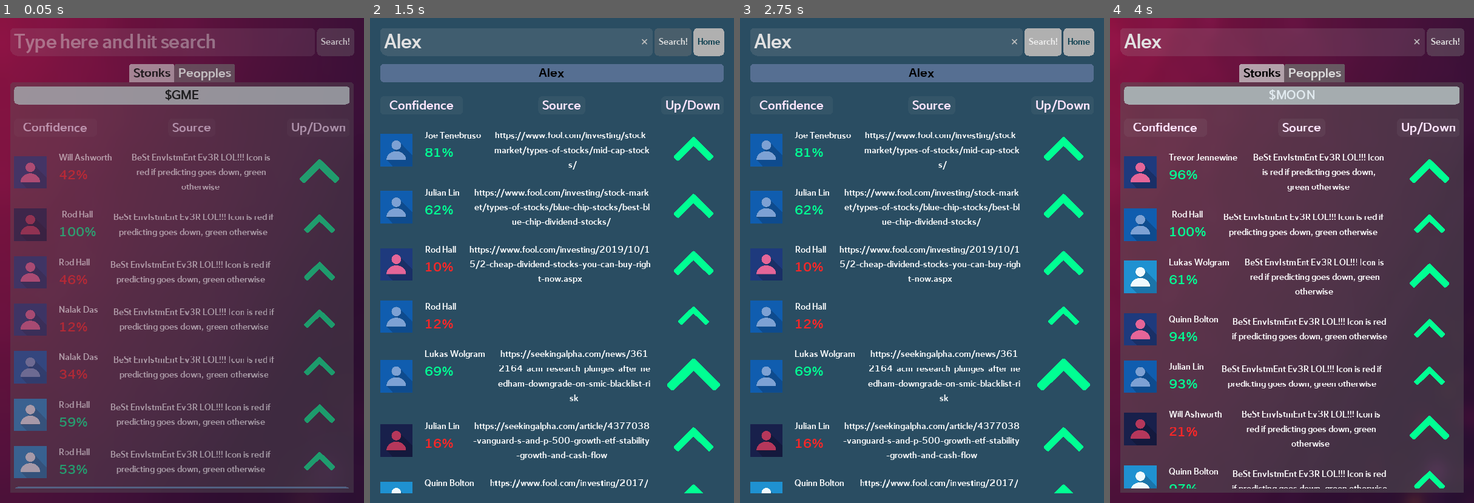
Above: before the commit, frames 1-4 (left to right).
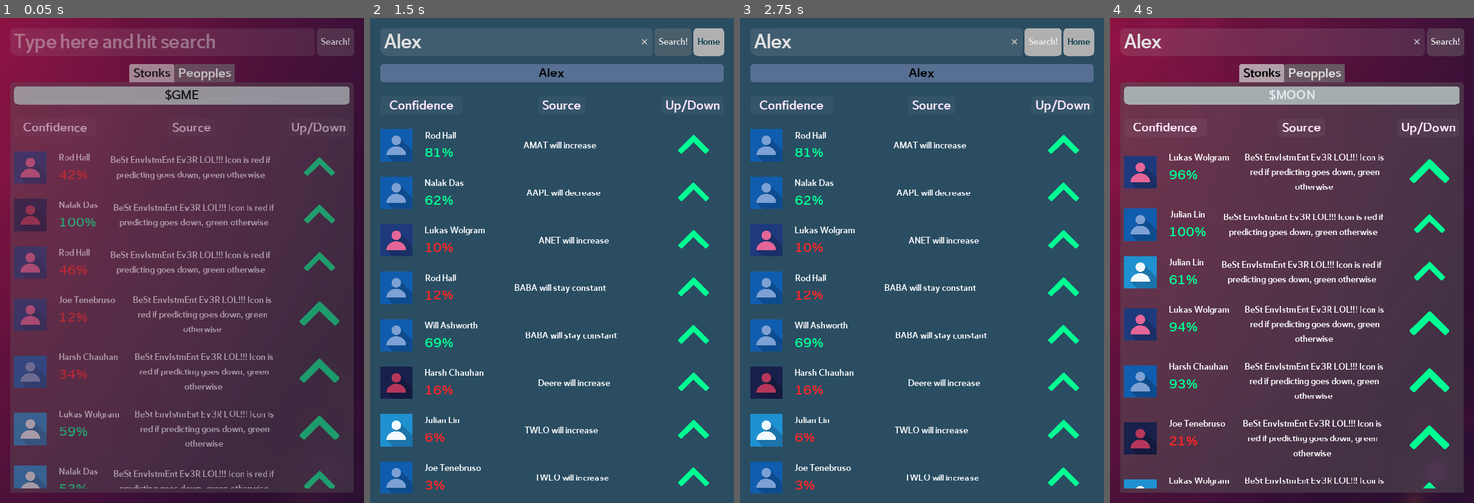
Above: after the commit, the same moments.

Repository: Hackathons-Other/AARC
Game: Godot game, scene res://Scene/Home.tscn
Same seed, same stepped clock (60 frames per second), same inputs: the game is played once before the commit and once after it.
Inputs (mouse positions are in pixels of both pictures, inside the frame that each line leads up to):
- Up to frame 1 (0.05 s): no input
- Up to frame 2 (1.5 s): click (533, 42) at 0.52 s; type "Alex" at 0.6 s; click "Search!" at 1.25 s
- Up to frame 3 (2.75 s): click "Search!" at 2 s
- Up to frame 4 (4 s): click "Home" at 2.75 s; click "$MOON" at 3.5 s

The runs differ from the first frame. In frame 1, 12% of the frame differs, in the area x 3-96%, y 27-97%; in frame 2, 14%, in the area x 2-97%, y 22-98%; in frame 3, 14%; in frame 4, 8.9%.

Commit message:
More csv

Diff:
--- a/DeMythyfi_App/Scene/Home/Field.gd
+++ b/DeMythyfi_App/Scene/Home/Field.gd
@@ -4,17 +4,25 @@
 onready var Percent := $CenterContainer/Profile/Percent
 onready var Direction := $Direction
 onready var Icon := $CenterContainer/Icon
+onready var Quotes := $Quotes
+onready var Name := $CenterContainer/Profile/Name
 
 var confidence : float
-
-#func _ready() -> void:
+var src : String = "google.com"
+func _ready() -> void:
+	set_src(CSV.get_rand_src())
+#	if src.is_valid_
 #	init_random()
 
+func set_src(s: String) -> void:
+	src = s
+	Quotes.hint_tooltip = s
+
 func set_quote(s: String) -> void:
-	$Quotes.text = s
+	Quotes.text = s
 
 func set_name(to : String) -> void:
-	$CenterContainer/Profile/Name.text = to
+	Name.text = to
 
 func set_color(color : Color) -> void:
 	Icon.modulate = color
@@ -53,7 +61,7 @@
 	# TODO: enable for mobile: (event is InputEventScreenTouch or
 	if (event is InputEventMouseButton and event.button_index == BUTTON_LEFT):
 		if !event.pressed and dist_dragged <= 3:
-			OS.shell_open("www.google.com")
+			OS.shell_open(src)
 		elif event.pressed:
 			first_drag_pos = event.global_position
 
--- a/DeMythyfi_App/csv/csv_reader.gd
+++ b/DeMythyfi_App/csv/csv_reader.gd
@@ -7,8 +7,6 @@
 	while !file.eof_reached():
 		var more := []
 		var csv = file.get_csv_line()
-#		if csv.size()>=7 and csv[2] != groupname:
-#			groupname=csv[2]
 		for string in csv:
 			more.append(string)
 		data.append(more)
@@ -33,7 +31,14 @@
 	return get_quote(get_rand_row())
 
 func get_quote(row: Array) -> String:
+	return row[1]
+
+func get_rand_src() -> String:
+	return get_src(get_rand_row())
+
+func get_src(row: Array) -> String:
 	return row[8]
+
 
 func _ready():
 	DATA = read_csv("res://csv/analysts_dataset.csv")
